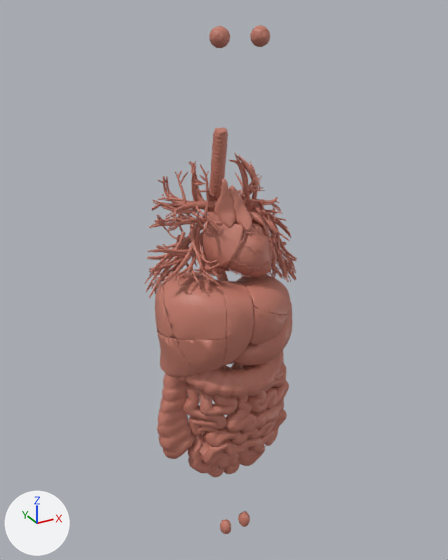
Two versions of the glTF model public/models/organs.glb, one commit apart.
The view is the same before and after, from a 50 mm camera at (-0.427, -0.785, 1.63) aimed at (0.011, 0.011, 1.232). Arrows for +X, +Y and +Z are at lower left; the lights stay in place. The first picture is the older version. Where no turn or scale is listed for an object, it has been applied to the vertices.

Names of what the first picture shows: 'ascending-colon', 'heart', 'ileum', 'jejunum', 'liver', 'lung-l', 'lung-r', 'stomach', 'thymus', 'trachea', 'transverse-colon' and 8 more.
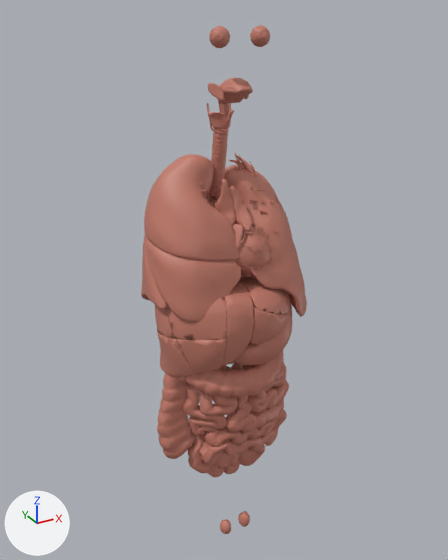
Not visible in the pictures: 'lung-lower-lobe-l'.

Edits to the bpy script that builds the scene:
```text
Add ob_submandibular_gland_r:
    ob_submandibular_gland_r = bpy.data.objects.new('submandibular-gland-r', me_submandibular_gland_r)  # 116 vertices, 228 faces; spans x -0.0079..0.0079, y -0.0114..0.0114, z -0.0112..0.0112; in mat_organs (pink #c37b6a)
    ob_submandibular_gland_r.location = (-0.023, -0.029, 1.528)
Add ob_cricoid_cartilage:
    ob_cricoid_cartilage = bpy.data.objects.new('cricoid-cartilage', me_cricoid_cartilage)  # 281 vertices, 562 faces; spans x -0.0115..0.0115, y -0.0094..0.0094, z -0.0087..0.0087; in mat_organs (pink #c37b6a)
    ob_cricoid_cartilage.location = (0.0, -0.001, 1.474)
Add ob_thyroid_cartilage:
    ob_thyroid_cartilage = bpy.data.objects.new('thyroid-cartilage', me_thyroid_cartilage)  # 752 vertices, 1500 faces; spans x -0.0193..0.0193, y -0.0155..0.0155, z -0.0197..0.0197; in mat_organs (pink #c37b6a)
    ob_thyroid_cartilage.location = (0.0, -0.006, 1.489)
Add ob_epiglottis:
    ob_epiglottis = bpy.data.objects.new('epiglottis', me_epiglottis)  # 562 vertices, 1200 faces; spans x -0.0079..0.0079, y -0.0038..0.0038, z -0.0147..0.0147; in mat_organs (pink #c37b6a)
    ob_epiglottis.location = (0.0, -0.011, 1.502)
Add ob_tongue:
    ob_tongue = bpy.data.objects.new('tongue', me_tongue)  # 264 vertices, 524 faces; spans x -0.0194..0.0194, y -0.0297..0.0297, z -0.0182..0.0182; in mat_organs (pink #c37b6a)
    ob_tongue.location = (0.0, -0.039, 1.527)
Add ob_lung_lower_lobe_l:
    ob_lung_lower_lobe_l = bpy.data.objects.new('lung-lower-lobe-l', me_lung_lower_lobe_l)  # 1737 vertices, 3468 faces; spans x -0.064..0.064, y -0.064..0.064, z -0.092..0.092; in mat_organs (pink #c37b6a)
    ob_lung_lower_lobe_l.location = (0.068, 0.025, 1.267)
Add ob_lung_upper_lobe_l:
    ob_lung_upper_lobe_l = bpy.data.objects.new('lung-upper-lobe-l', me_lung_upper_lobe_l)  # 1999 vertices, 3994 faces; spans x -0.064..0.064, y -0.077..0.077, z -0.116..0.116; in mat_organs (pink #c37b6a)
    ob_lung_upper_lobe_l.location = (0.065, -0.008, 1.296)
Add ob_lung_lower_lobe_r:
    ob_lung_lower_lobe_r = bpy.data.objects.new('lung-lower-lobe-r', me_lung_lower_lobe_r)  # 2006 vertices, 4012 faces; spans x -0.062..0.062, y -0.062..0.062, z -0.091..0.091; in mat_organs (pink #c37b6a)
    ob_lung_lower_lobe_r.location = (-0.062, 0.023, 1.277)
Add ob_lung_middle_lobe_r:
    ob_lung_middle_lobe_r = bpy.data.objects.new('lung-middle-lobe-r', me_lung_middle_lobe_r)  # 1326 vertices, 2648 faces; spans x -0.0578..0.0578, y -0.0548..0.0548, z -0.0534..0.0534; in mat_organs (pink #c37b6a)
    ob_lung_middle_lobe_r.location = (-0.062, -0.026, 1.27)
Add ob_lung_upper_lobe_r:
    ob_lung_upper_lobe_r = bpy.data.objects.new('lung-upper-lobe-r', me_lung_upper_lobe_r)  # 1273 vertices, 2542 faces; spans x -0.0565..0.0565, y -0.067..0.067, z -0.0701..0.0701; in mat_organs (pink #c37b6a)
    ob_lung_upper_lobe_r.location = (-0.059, 0.002, 1.368)
```

Location of each change, [x1, y1, x2, y2] in pixels of the pictures (448 x 560 px):
'lung-upper-lobe-r', added (pink)
    after: [144, 154, 239, 261]
'lung-upper-lobe-l', added
    after: [224, 165, 307, 317]
'lung-middle-lobe-r', added
    after: [145, 240, 241, 322]
'lung-lower-lobe-r', added
    after: [141, 234, 167, 310]
'tongue', added
    after: [218, 77, 253, 104]
'thyroid-cartilage', added
    after: [207, 103, 234, 131]
'submandibular-gland-r', added
    after: [208, 83, 225, 101]
'epiglottis', added
    after: [219, 104, 229, 118]
'cricoid-cartilage', added
    after: [213, 128, 229, 135]
'lung-r', unchanged, covered by the edit
    before: [145, 161, 222, 298]
    after: [200, 182, 216, 282]
'heart', unchanged, covered by the edit
    before: [202, 210, 281, 278]
    after: [232, 222, 273, 278]
'lung-l', unchanged, covered by the edit
    before: [228, 153, 297, 282]
    after: [229, 153, 279, 233]
